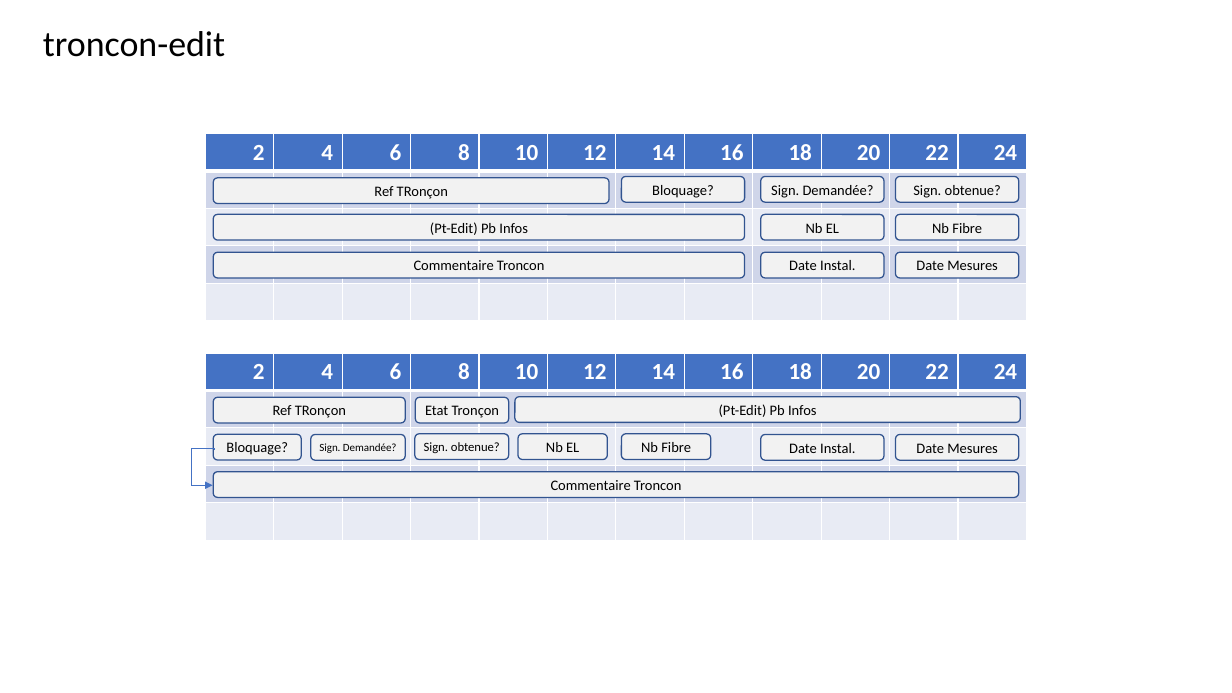
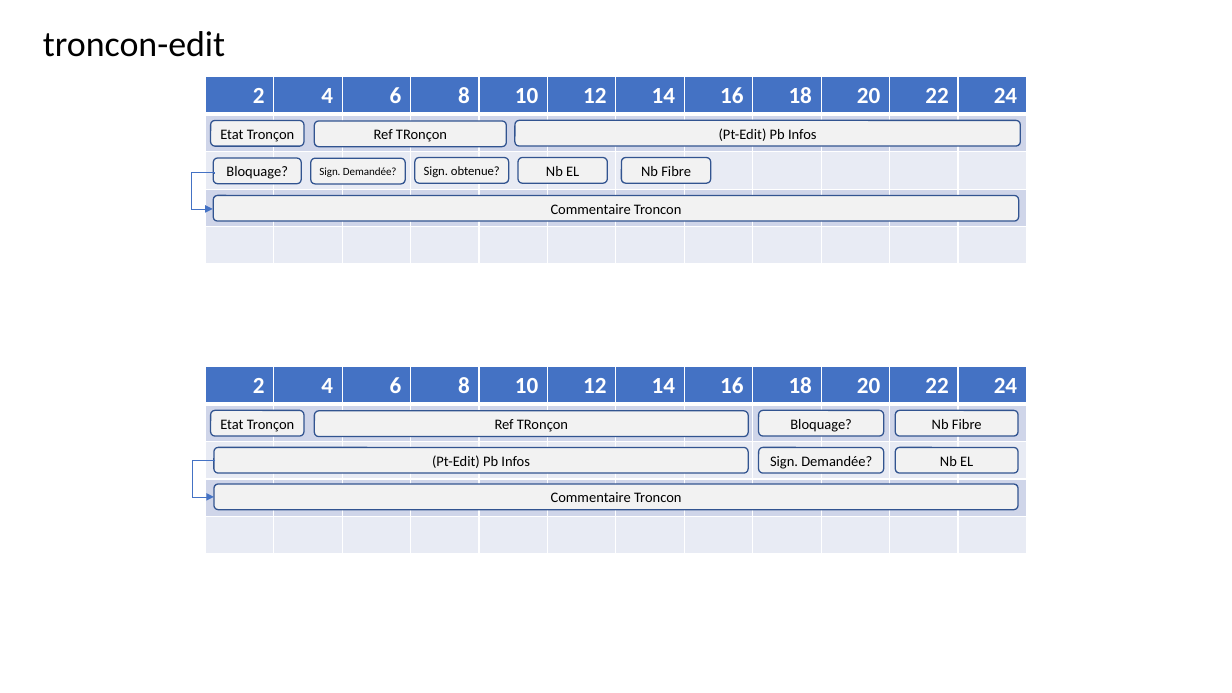
Before and after one commit to lpuigo/doe, a slide deck: slide 2 of Design.pptx. Drawn at 1232x693 pixels with LibreOffice and Linux fonts; fonts in the diff are those of the drawing. Boxes give left, top, right and bottom in pixels: in the first picture for what was removed or moved away, otherwise in the second. Text is boxed around its words. In the diff, an @@ line names an element or a change of style, - is before the commit and + after.

```diff
--- a/Design.pptx
+++ b/Design.pptx
@@ rounded rectangle "Etat Tronçon": place and size @@
-rounded rectangle "Etat Tronçon" at [416,397,509,423]
+rounded rectangle "Etat Tronçon" at [211,120,304,146]
@@ rounded rectangle "Ref TRonçon": place and size @@
-rounded rectangle "Ref TRonçon" at [213,397,406,423]
+rounded rectangle "Ref TRonçon" at [314,121,506,147]
@@ 7 rounded rectangles, 1 table, 1 elbow arrow: place and size @@
-7 rounded rectangles, 1 table, 1 elbow arrow at [191,353,1026,541]
+7 rounded rectangles, 1 table, 1 elbow arrow at [191,77,1026,264]
@@ rounded rectangle removed at [896,177,1019,202] @@
-Sign. obtenue?
@@ rounded rectangle removed at [761,252,884,278] @@
-Date Instal.
@@ rounded rectangle removed at [896,252,1019,278] @@
-Date Mesures
@@ table: place and size @@
-table at [205,134,1026,322]
+table at [205,367,1026,555]
@@ rounded rectangle added at [211,410,304,436], fill #F2F2F2, outline #325491 1 pt, 11.2 pt, text #000000 @@
+Etat Tronçon
@@ rounded rectangle "Ref TRonçon": place and size @@
-rounded rectangle "Ref TRonçon" at [213,178,609,204]
+rounded rectangle "Ref TRonçon" at [314,411,748,437]
@@ rounded rectangle "Bloquage?": place and size @@
-rounded rectangle "Bloquage?" at [622,177,745,202]
+rounded rectangle "Bloquage?" at [759,410,884,436]
@@ rounded rectangle "Nb Fibre": place and size @@
-rounded rectangle "Nb Fibre" at [896,214,1019,240]
+rounded rectangle "Nb Fibre" at [896,410,1019,436]
@@ rounded rectangle "(Pt-Edit) Pb Infos": place and size @@
-rounded rectangle "(Pt-Edit) Pb Infos" at [213,214,745,240]
+rounded rectangle "(Pt-Edit) Pb Infos" at [214,447,749,473]
@@ rounded rectangle "Sign. Demandée?": place and size @@
-rounded rectangle "Sign. Demandée?" at [761,177,884,202]
+rounded rectangle "Sign. Demandée?" at [759,447,884,473]
@@ rounded rectangle removed at [761,434,884,460] @@
-Date Instal.
@@ rounded rectangle "Nb EL": place and size @@
-rounded rectangle "Nb EL" at [761,214,884,240]
+rounded rectangle "Nb EL" at [896,447,1019,473]
@@ rounded rectangle removed at [896,434,1019,460] @@
-Date Mesures
@@ elbow arrow added from (215, 460) to (214, 497), #4472C4 0.5 pt @@
@@ rounded rectangle "Commentaire Troncon": place and size @@
-rounded rectangle "Commentaire Troncon" at [213,252,745,278]
+rounded rectangle "Commentaire Troncon" at [214,484,1019,510]
```
Also in this commit, not shown: 2 other files.
